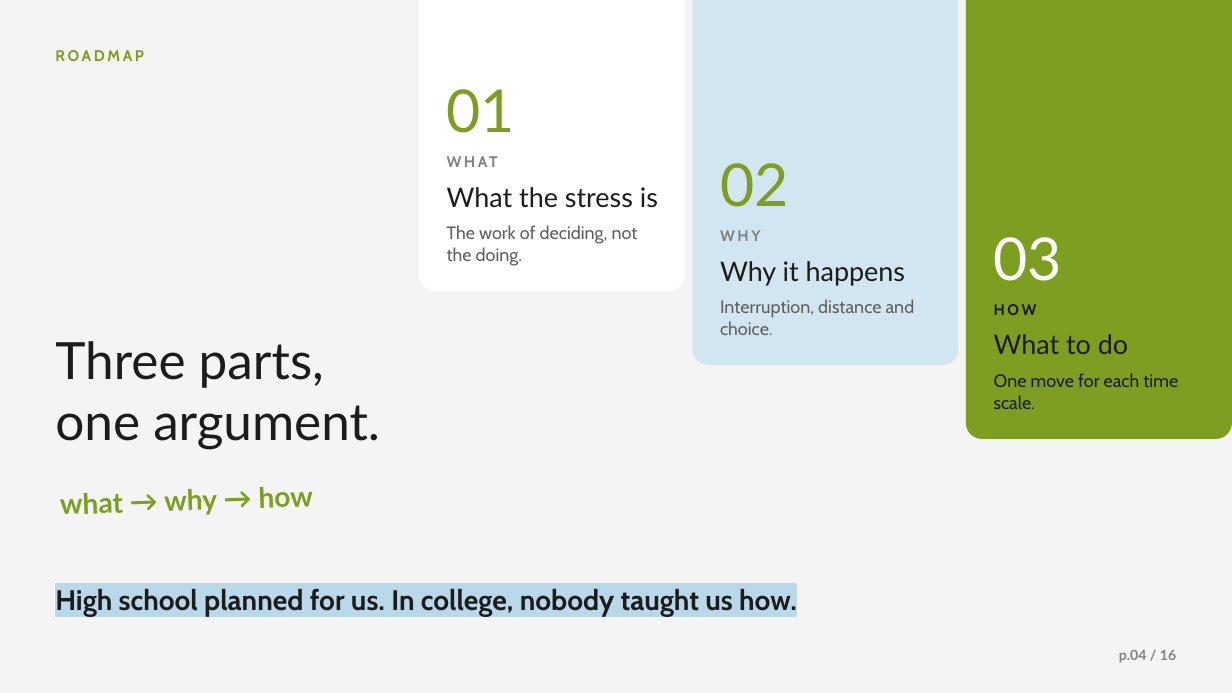
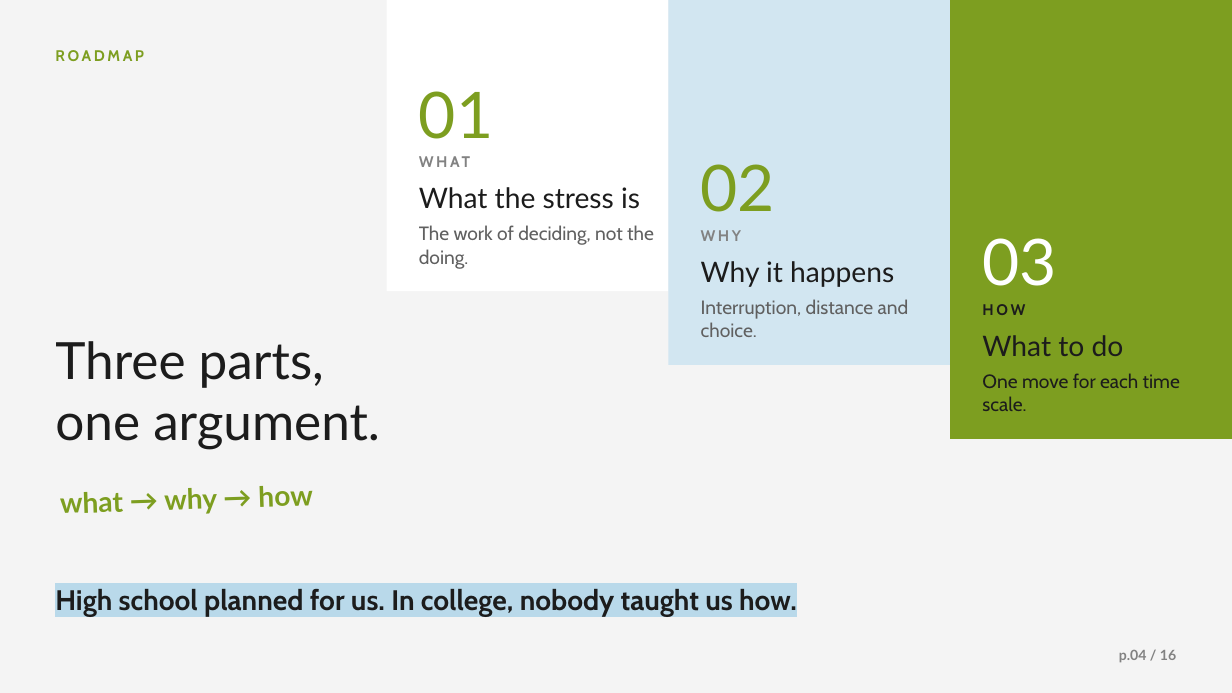
Before and after one commit to Kyson-CCHEN/English-presentation, a slide deck: slide 4 of Planning_Is_the_Pressure.pptx. Drawn at 1232x693 pixels with LibreOffice and Linux fonts; fonts in the diff are those of the drawing; background and template pictures are left out. Boxes give left, top, right and bottom in pixels: in the first picture for what was removed or moved away, otherwise in the second. Text is boxed around its words. In the diff, an @@ line names an element or a change of style, - is before the commit and + after.

```diff
--- a/Planning_Is_the_Pressure.pptx
+++ b/Planning_Is_the_Pressure.pptx
@@ rounded rectangle to rectangle in 3 elements at <box>950,0,1232,439</box>, <box>668,0,950,365</box>, <box>386,0,668,291</box> @@
@@ rectangle: place and size @@
-rectangle at <box>419,0,685,291</box>
+rectangle at <box>386,0,668,291</box>
@@ rectangle: place and size @@
-rectangle at <box>692,0,958,365</box>
+rectangle at <box>668,0,950,365</box>
@@ rectangle: place and size @@
-rectangle at <box>966,0,1232,439</box>
+rectangle at <box>950,0,1232,439</box>
@@ size 46 to 50 pt in 3 elements at <box>982,238,1056,286</box>, <box>701,164,775,212</box>, <box>419,91,493,139</box> @@
@@ text "01": place and size @@
-text "01" at <box>447,89,515,133</box>
+text "01" at <box>419,91,493,139</box>
@@ text "02": place and size @@
-text "02" at <box>720,163,788,207</box>
+text "02" at <box>701,164,775,212</box>
@@ text "WHAT" rewrapped from <box>446,152,659,180</box> to <box>419,152,659,180</box> @@
@@ text "What the stress is": place and size @@
-text "What the stress is" at <box>447,187,658,208</box>
+text "What the stress is" at <box>419,187,640,209</box>
@@ size 14 to 15 pt in 3 elements at <box>982,373,1180,411</box>, <box>701,299,909,337</box>, <box>419,225,654,268</box> @@
@@ text "The work of deciding, not ...": place and size @@
-text "The work of deciding, not ..." at <box>447,225,638,266</box>
+text "The work of deciding, not ..." at <box>419,225,654,268</box>
@@ text "WHY": place and size @@
-text "WHY" at <box>720,230,761,241</box>
+text "WHY" at <box>701,230,742,241</box>
@@ text "03": place and size @@
-text "03" at <box>994,237,1062,281</box>
+text "03" at <box>982,238,1056,286</box>
@@ size 21 to 22 pt in 3 elements at <box>982,335,1124,356</box>, <box>419,187,640,209</box>, <box>701,261,894,287</box> @@
@@ text "Why it happens": place and size @@
-text "Why it happens" at <box>720,261,906,285</box>
+text "Why it happens" at <box>701,261,894,287</box>
@@ text "Interruption, distance and choice.": place and size @@
-text "Interruption, distance and choice." at <box>720,299,915,335</box>
+text "Interruption, distance and choice." at <box>701,299,909,337</box>
@@ text "What to do": place and size @@
-text "What to do" at <box>994,334,1128,354</box>
+text "What to do" at <box>982,335,1124,356</box>
@@ text "HOW": place and size @@
-text "HOW" at <box>994,304,1037,315</box>
+text "HOW" at <box>982,304,1025,315</box>
@@ text "One move for each time ...": place and size @@
-text "One move for each time ..." at <box>994,373,1178,409</box>
+text "One move for each time ..." at <box>982,373,1180,411</box>
```
Also in this commit, not shown: 6 other slides changed.
